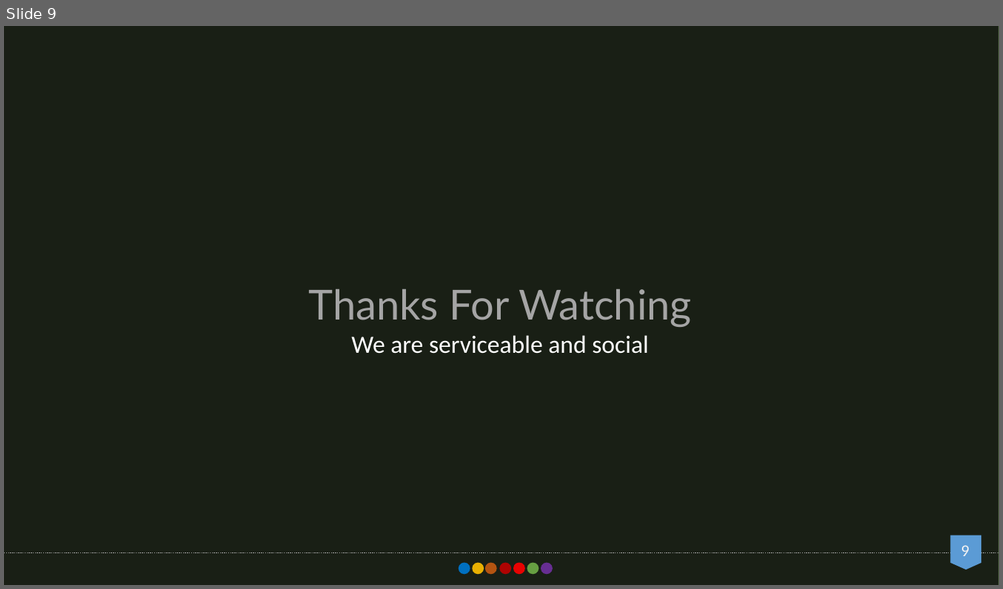
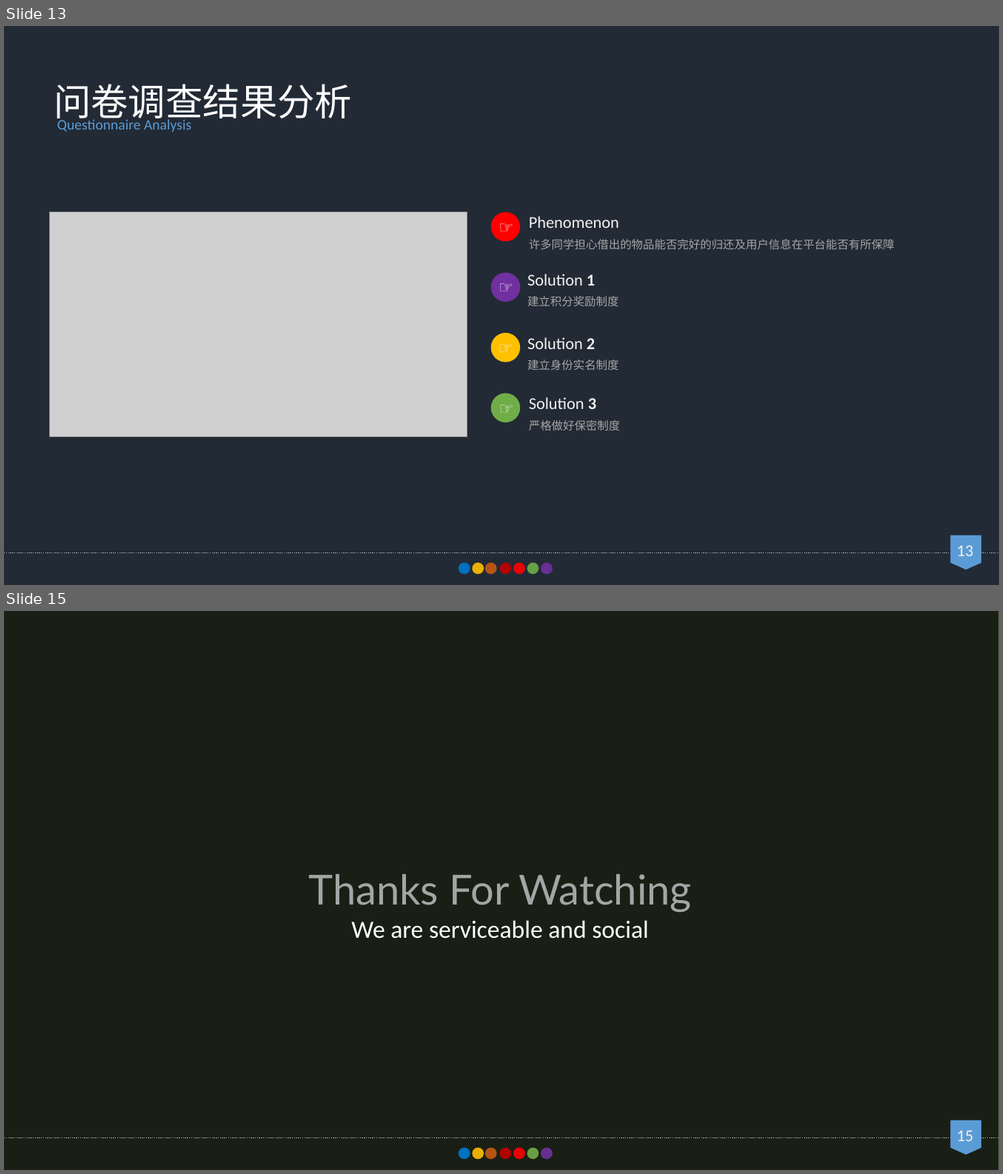
Before and after one commit to EndlessLethe/2017SITP, a slide deck: doc/3.6校园互借平台介绍.pptx. Shown one above the other, each under a label of ours: slide 9 before the commit, slides 13 and 15 after it; the slides between them are not shown. The pictures are 1003x589 and 1003x1174 pixels, drawn with LibreOffice and Linux fonts; fonts in the diff are those of the drawing; grey boxes stand for pictures. Boxes give left, top, right and bottom in pixels: in the first picture for what was removed or moved away, otherwise in the second. Text is boxed around its words. In the diff, an @@ line names an element or a change of style, - is before the commit and + after.

```diff
--- a/doc/3.6校园互借平台介绍.pptx
+++ b/doc/3.6校园互借平台介绍.pptx
@@ slide 13 added at [4,26,999,585], background #222A35 @@
@@ text added at [54,84,352,125], 36 pt, text #FFFFFF @@
+问卷调查结果分析
@@ text added at [57,117,191,132], 14 pt, text #5B9BD5 @@
+Questionnaire Analysis
@@ picture added at [50,212,466,438] @@
@@ ellipse added at [490,212,520,241], fill #FF0000 @@
@@ text added at [491,213,521,241], 16 pt, text #F2F2F2 @@
+☞
@@ text added at [529,216,894,249], 11 pt, text #A6A6A6 @@
+Phenomenon
+许多同学担心借出的物品能否完好的归还及用户信息在平台能否有所保障
@@ ellipse added at [490,273,520,302], fill #7030A0 @@
@@ text added at [491,274,521,301], 16 pt, text #F2F2F2 @@
+☞
@@ text added at [527,274,618,306], 16 pt, text #F2F2F2 @@
+Solution 1
+建立积分奖励制度
@@ ellipse added at [490,333,520,363], fill #FFC000 @@
@@ text added at [490,334,520,362], 16 pt, text #F2F2F2 @@
+☞
@@ text added at [527,338,618,370], 16 pt, text #F2F2F2 @@
+Solution 2
+建立身份实名制度
@@ ellipse added at [490,394,520,423], fill #70AD47 @@
@@ text added at [491,395,521,422], 16 pt, text #F2F2F2 @@
+☞
@@ text added at [529,397,620,431], 16 pt, text #F2F2F2 @@
+Solution 3
+严格做好保密制度
@@ flow chart offpage connector added at [950,536,981,570], fill #5B9BD5 @@
@@ line added from (4, 554) to (999, 554), #A6A6A6 1 pt dashed @@
@@ page number added at [956,545,973,557], 16 pt, text #F2F2F2 @@
+13
@@ group added at [458,563,552,575]: 7 ellipses @@
@@ what was slide 9 is now slide 15 @@
@@ page number at [956,1130,973,1142]: text changed @@
-9
+15
```
Also in this commit, not shown: 1 slide changed, 5 other slides added, 1 other file.
